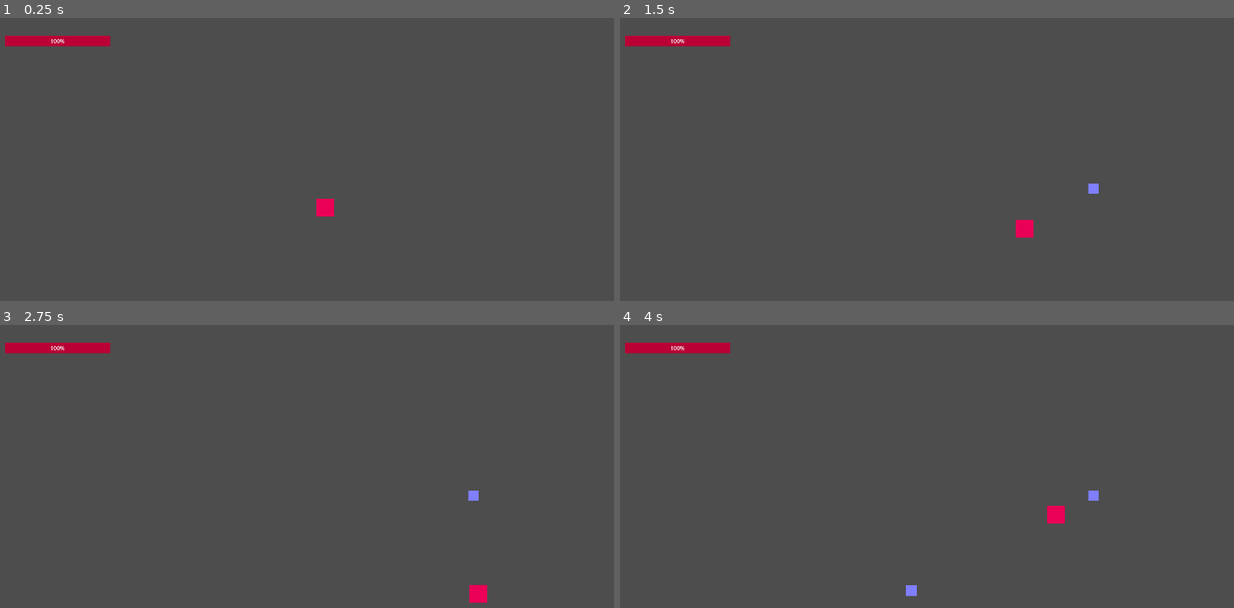
Above: before the commit, frames 1-4 (two rows, left to right).
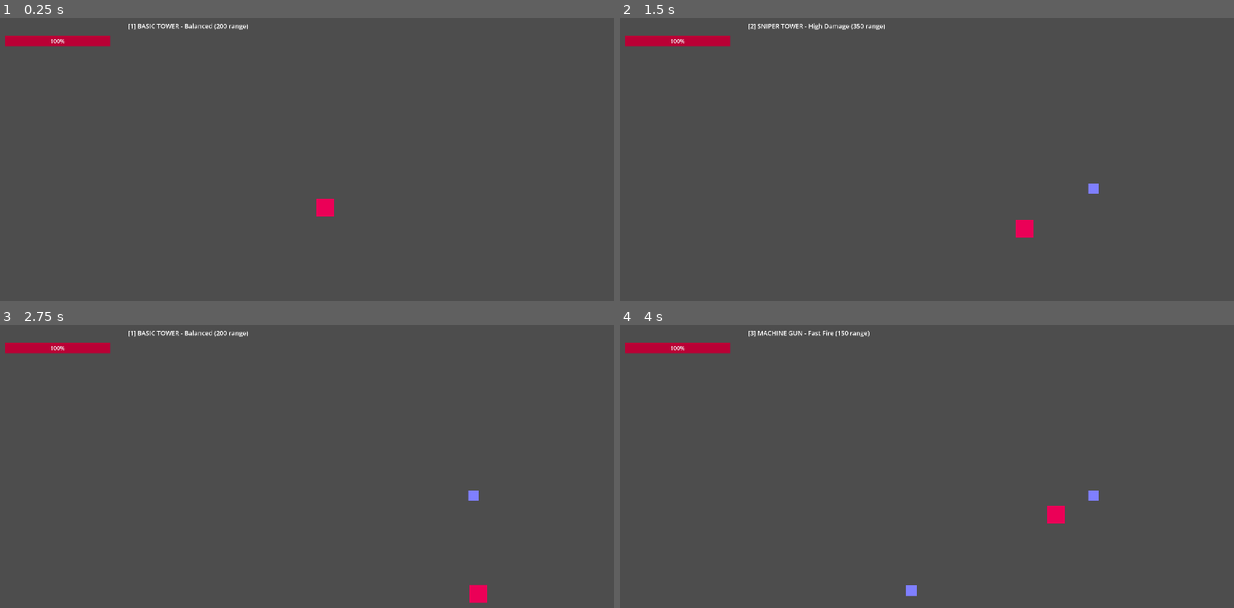
Above: after the commit, the same moments.

Repository: KABIR-SAINI/cult-defense
Game: Godot game, scene res://main.tscn
The game is run twice, just before and just after one commit, with the same random seed, the same clock (stepped at 60 frames per second) and the same inputs.
Inputs (mouse positions are in pixels of both pictures, inside the frame that each line leads up to):
- Up to frame 1 (0.25 s): no input
- Up to frame 2 (1.5 s): tap Enter at 0.5 s; move the mouse to (1092, 187) at 0.52 s; hold D (move_right) 0.53-1.28 s; tap 1 at 0.6 s; click (1092, 187) at 0.67 s; tap 2 at 0.8, 1.35 s; move the mouse to (810, 227) at 1.27 s; hold S (move_down) from 1.28 s (still down)
- Up to frame 3 (2.75 s): tap 3 at 1.55, 2.1 s; move the mouse to (392, 432) at 2.02 s; release S (move_down) at 2.03 s; hold D (move_right) from 2.03 s (still down); tap 1 at 2.3 s
- Up to frame 4 (4 s): move the mouse to (908, 591) at 2.77 s; release D (move_right) at 2.78 s; hold Up (move_up) 2.78-3.53 s; tap 1 at 2.85 s; click (908, 591) at 2.92 s; tap 2 at 3.05, 3.6 s; move the mouse to (1148, 571) at 3.52 s; hold A (move_left) from 3.53 s (still down); tap 3 at 3.8 s

The runs differ from the first frame. In frame 1, 0.2% of the frame differs, in the area x 20-41%, y 1-5%; in frame 2, 0.2%, in the area x 20-44%, y 1-5%; in frame 3, 0.2%; in frame 4, 0.2%.

Commit message:
added tower selection show

Diff:
--- a/main.tscn
+++ b/main.tscn
@@ -54,3 +54,11 @@
 offset_bottom = 565.0
 theme_override_font_sizes/font_size = 24
 text = "START WAVE"
+
+[node name="TowerSelectLabel" type="Label" parent="UI"]
+offset_left = 400.0
+offset_top = 10.0
+offset_right = 800.0
+offset_bottom = 40.0
+theme_override_colors/font_color = Color(1, 1, 1, 1)
+theme_override_font_sizes/font_size = 18
--- a/scripts/main.gd
+++ b/scripts/main.gd
@@ -17,6 +17,7 @@
 var player
 var start_button
 var wave_label
+var tower_select_label
 var spawn_timer
 
 var current_wave = 1
@@ -40,6 +41,12 @@
 	if has_node("UI/WaveLabel"):
 		wave_label = $UI/WaveLabel
 
+	if has_node("UI/TowerSelectLabel"):
+		tower_select_label = $UI/TowerSelectLabel
+		print("TowerSelectLabel found!")
+	else:
+		print("TowerSelectLabel NOT found - check node name")
+
 	spawn_timer = Timer.new()
 	spawn_timer.one_shot = false
 	spawn_timer.timeout.connect(spawn_demon)
@@ -54,13 +61,13 @@
 			match event.keycode:
 				KEY_1:
 					selected_tower_type = "basic"
-					print("Selected: Basic Tower")
+					update_tower_selection_ui()
 				KEY_2:
 					selected_tower_type = "sniper"
-					print("Selected: Sniper Tower")
+					update_tower_selection_ui()
 				KEY_3:
 					selected_tower_type = "machinegun"
-					print("Selected: Machine Gun Tower")
+					update_tower_selection_ui()
 
 		# Click to place selected tower
 		if event is InputEventMouseButton and event.pressed and event.button_index == MOUSE_BUTTON_LEFT:
@@ -164,3 +171,21 @@
 		wave_label.text = "Wave: " + str(current_wave)
 	if start_button:
 		start_button.visible = false
+	update_tower_selection_ui()
+
+func update_tower_selection_ui():
+	if tower_select_label:
+		if placement_phase:
+			var tower_info = ""
+			match selected_tower_type:
+				"basic":
+					tower_info = "[1] BASIC TOWER - Balanced (200 range)"
+				"sniper":
+					tower_info = "[2] SNIPER TOWER - High Damage (350 range)"
+				"machinegun":
+					tower_info = "[3] MACHINE GUN - Fast Fire (150 range)"
+
+			tower_select_label.text = tower_info
+			tower_select_label.visible = true
+		else:
+			tower_select_label.visible = false
